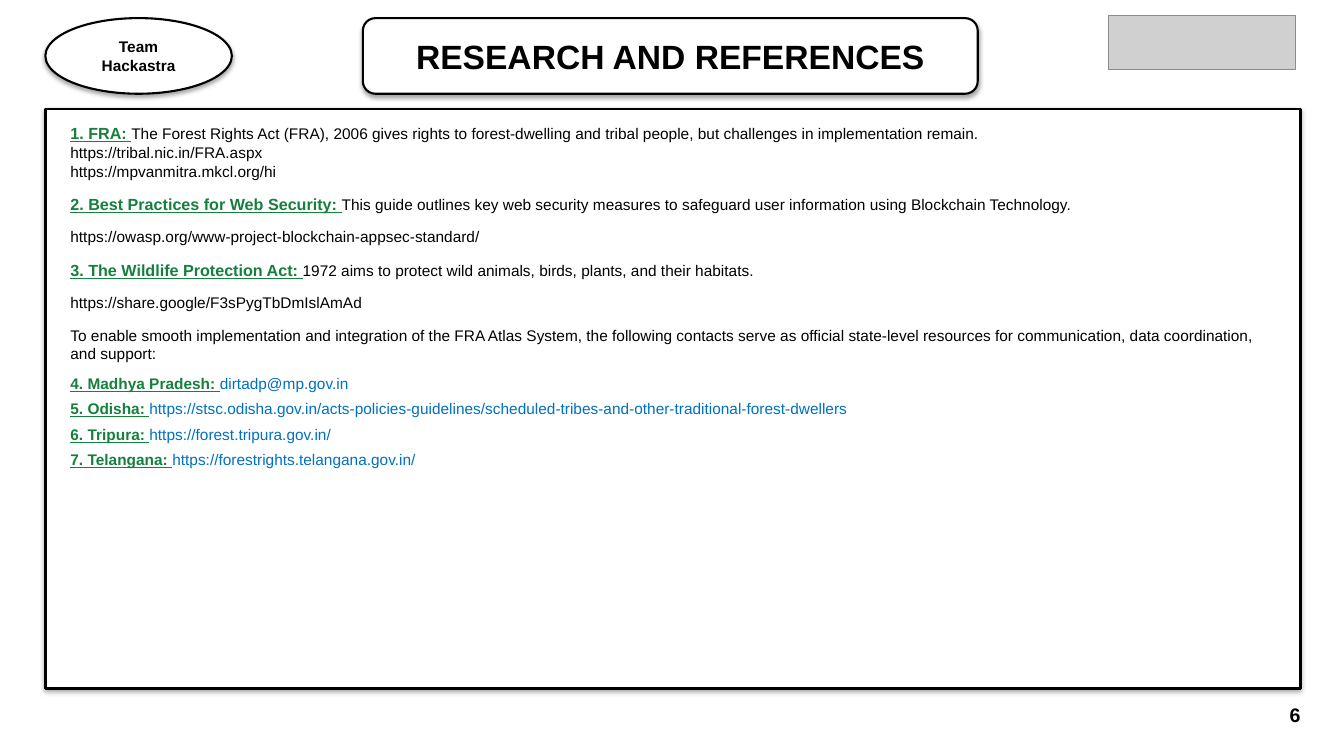
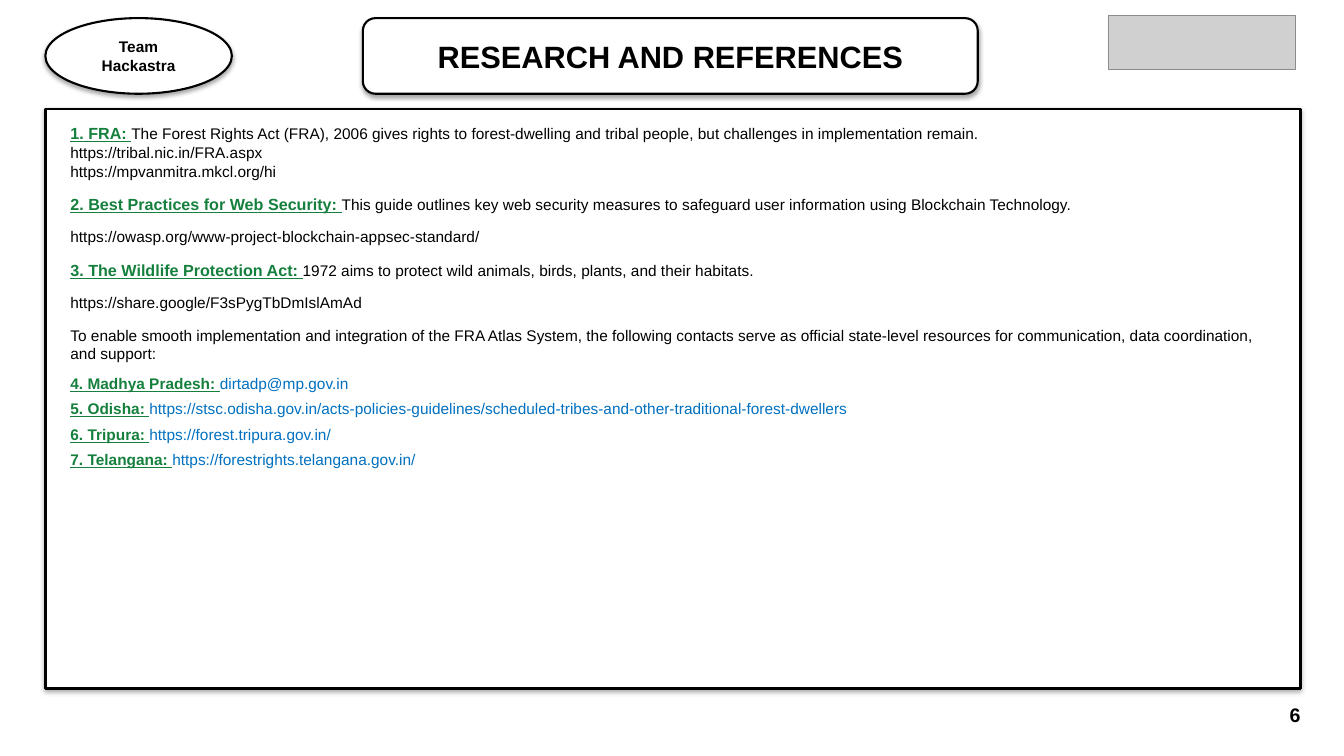
Before and after one commit to ShrilCarpenter/VirasatX, a slide deck: slide 6 of sih_presentation/SIH_Hackastra_Exact_Submission.pptx. Drawn at 1344x756 pixels with LibreOffice and Linux fonts; fonts in the diff are those of the drawing; grey boxes stand for pictures. Boxes give left, top, right and bottom in pixels: in the first picture for what was removed or moved away, otherwise in the second. Text is boxed around its words. In the diff, an @@ line names an element or a change of style, - is before the commit and + after.

Commit message:
fix(presentation): update VirasatX content with accurate, verified claims and zero visual design changes

```diff
--- a/sih_presentation/SIH_Hackastra_Exact_Submission.pptx
+++ b/sih_presentation/SIH_Hackastra_Exact_Submission.pptx
@@ rounded rectangle "RESEARCH AND REFERENCES" at (363,18,978,94): size 24 to 22 pt @@
```
Also in this commit, not shown: 1 other slide changed, 14 other files.
